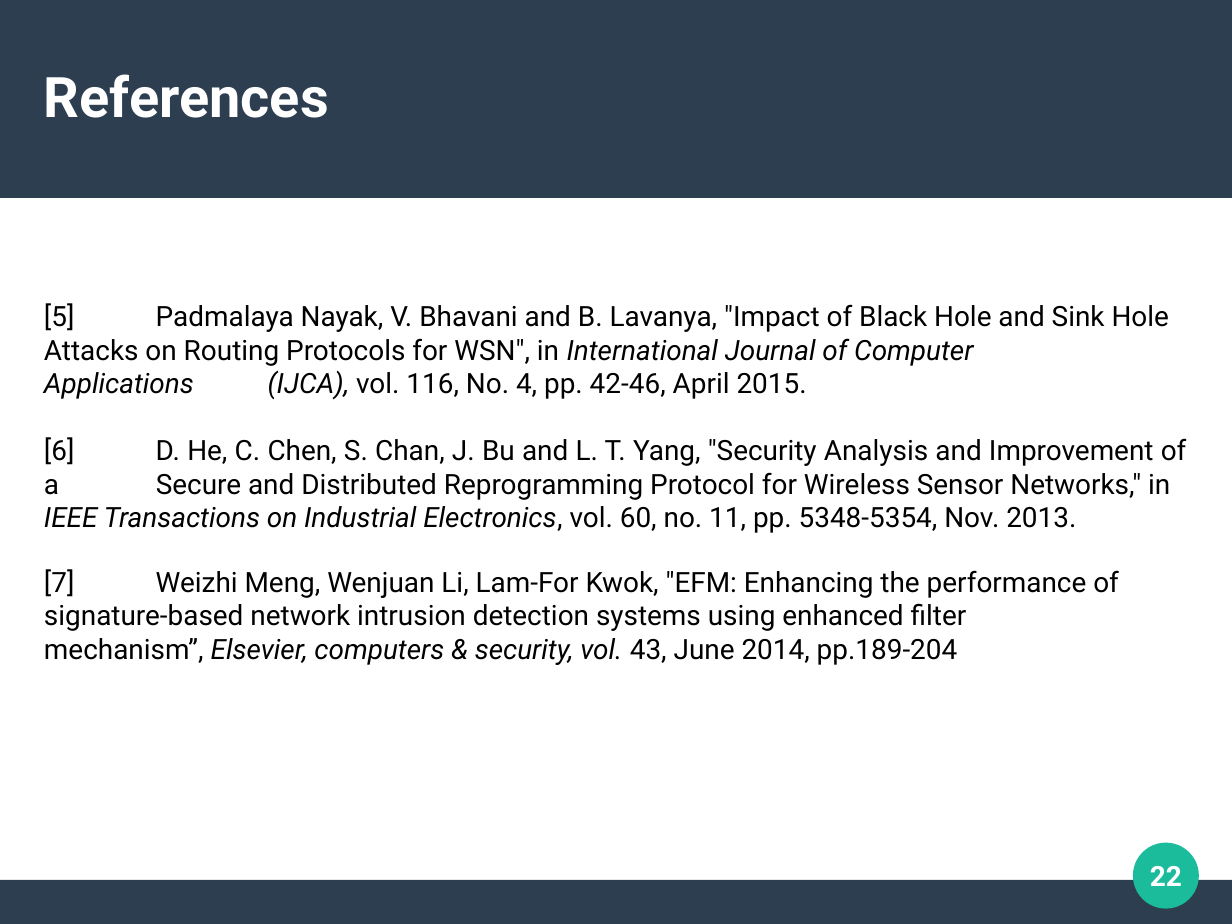
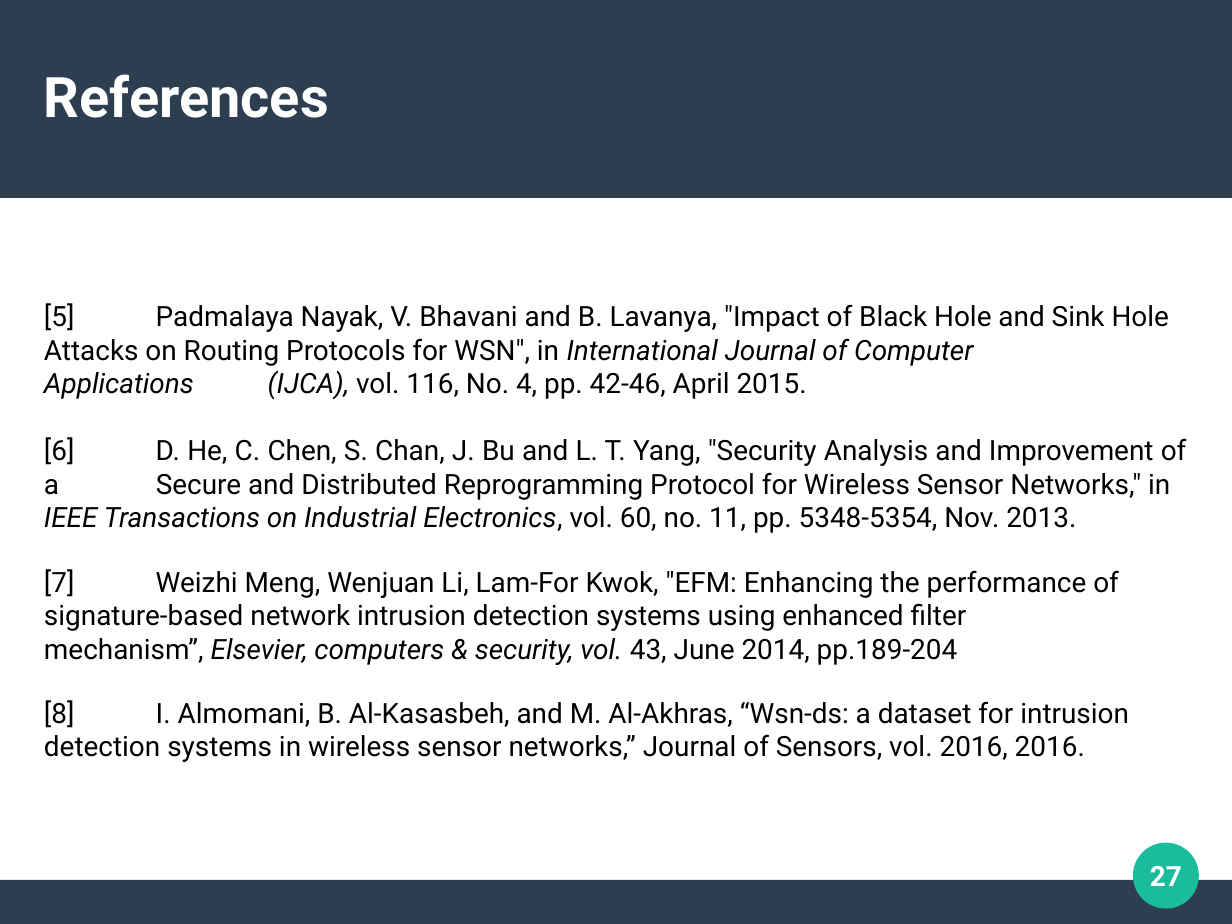
Before and after one commit to mysterious-29/Thesis, a slide deck: slide 27 of PPT/Final.odp (slide 22 before the commit). Drawn at 1232x924 pixels with LibreOffice and Linux fonts; fonts in the diff are those of the drawing. Boxes give left, top, right and bottom in pixels: in the first picture for what was removed or moved away, otherwise in the second. Text is boxed around its words. In the diff, an @@ line names an element or a change of style, - is before the commit and + after.

```diff
--- a/PPT/Final.odp
+++ b/PPT/Final.odp
@@ subtitle at (44,700,1129,762): paragraph added @@
+[8] I. Almomani, B. Al-Kasasbeh, and M. Al-Akhras, “Wsn-ds: a dataset for intrusion detection systems in wireless sensor networks,” Journal of Sensors, vol. 2016, 2016.
@@ page number at (1150,866,1182,886): text changed @@
-22
+27
```
Also in this commit, not shown: 6 other slides changed, 7 slides added, 2 slides removed, 3 other files.
